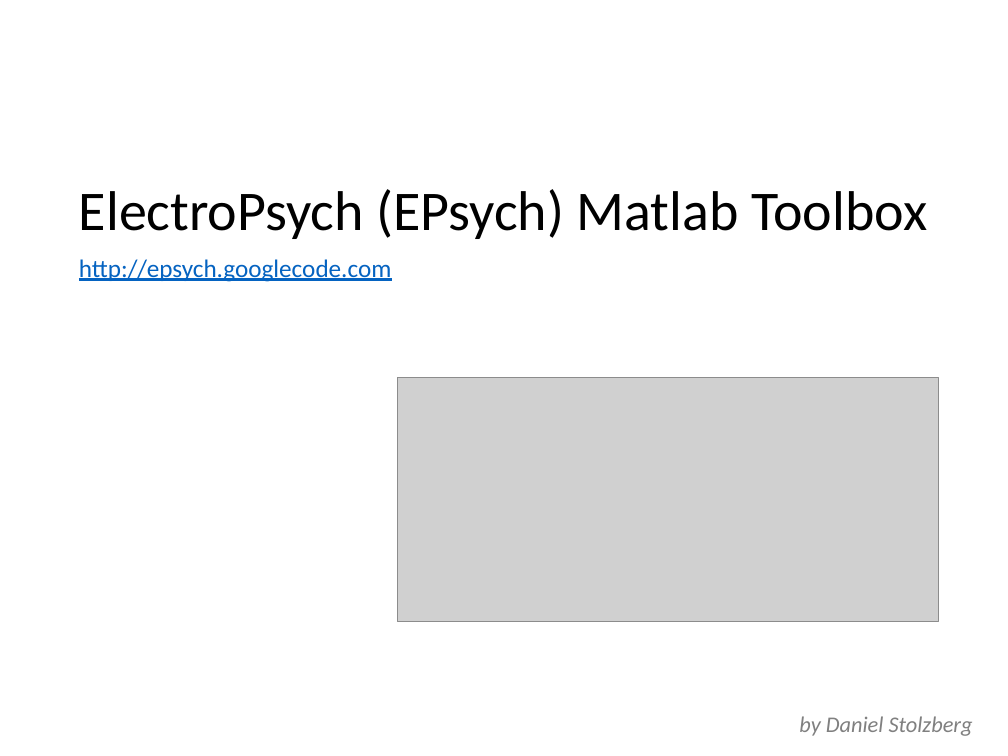
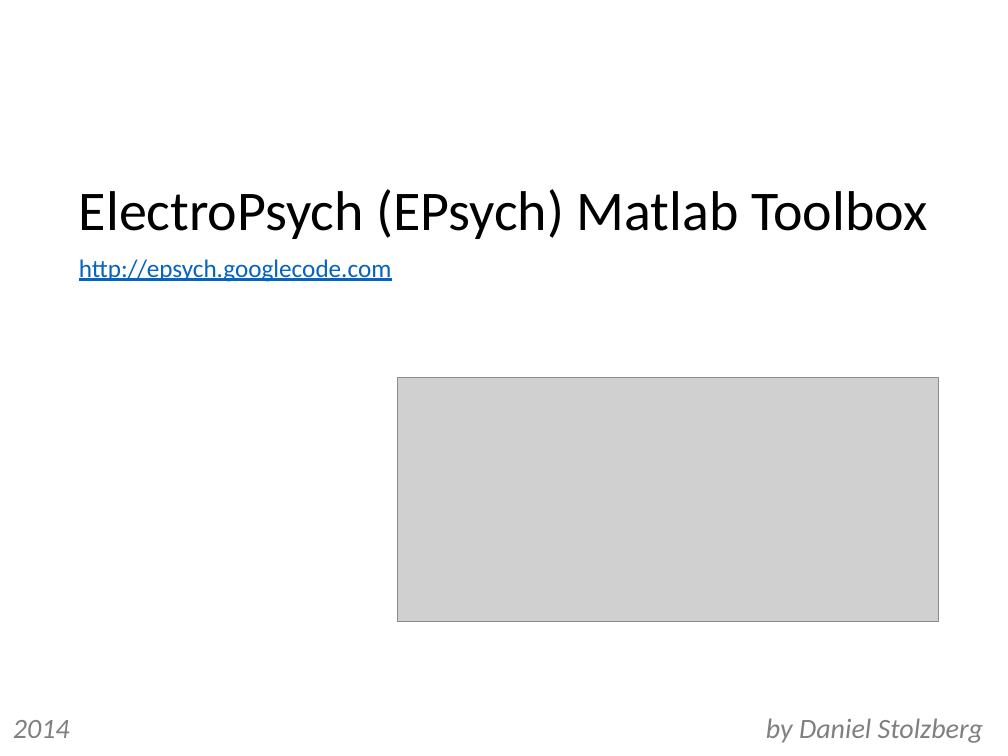
Before and after one commit to dstolz/epsych, a slide deck: slide 1 of trunk/Intro_to_ElectroPsych_Toolbox.pptx. Drawn at 1008x756 pixels with LibreOffice and Linux fonts; fonts in the diff are those of the drawing; grey boxes stand for pictures. Boxes give left, top, right and bottom in pixels: in the first picture for what was removed or moved away, otherwise in the second. Text is boxed around its words. In the diff, an @@ line names an element or a change of style, - is before the commit and + after.

```diff
--- a/trunk/Intro_to_ElectroPsych_Toolbox.pptx
+++ b/trunk/Intro_to_ElectroPsych_Toolbox.pptx
@@ text "by Daniel Stolzberg" moved from (x1=799, y1=716, x2=973, y2=736) to (x1=766, y1=718, x2=983, y2=743) @@
@@ text "by Daniel Stolzberg" at (x1=766, y1=718, x2=983, y2=743): size 16 to 20 pt @@
@@ text added at (x1=13, y1=720, x2=70, y2=738), 20 pt, text #808080, italic @@
+2014
```
Also in this commit, not shown: 3 other slides changed, 9 slides added, 1 slide removed, 4 other files.
